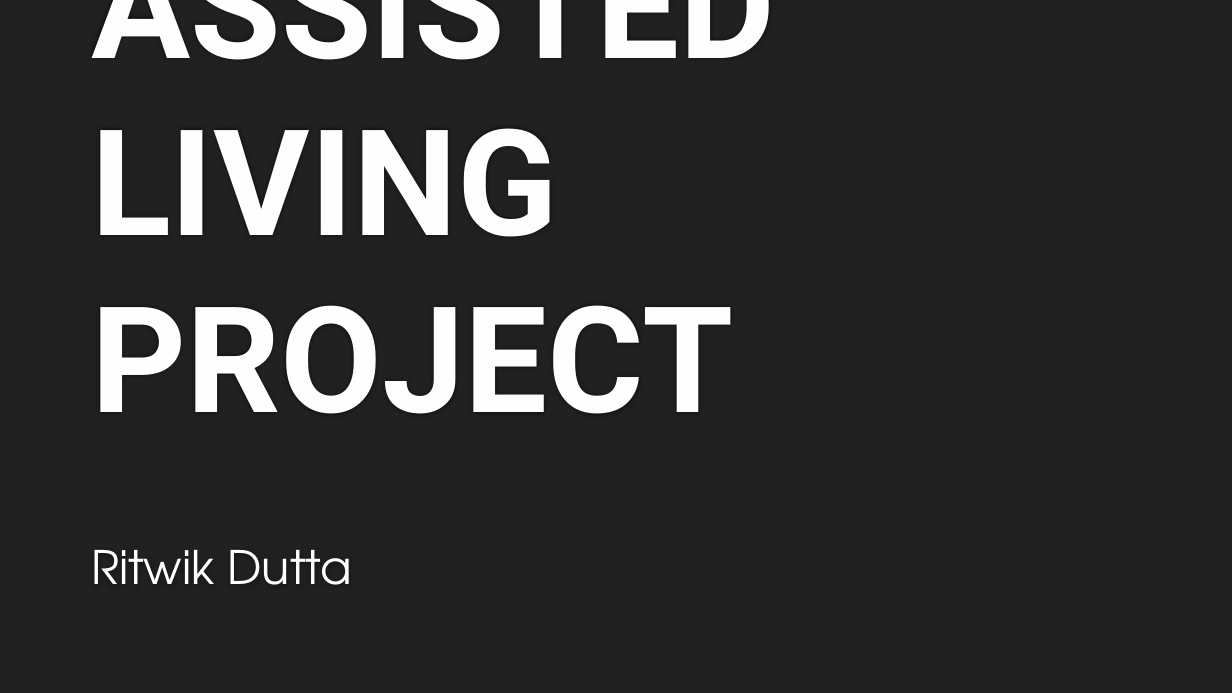
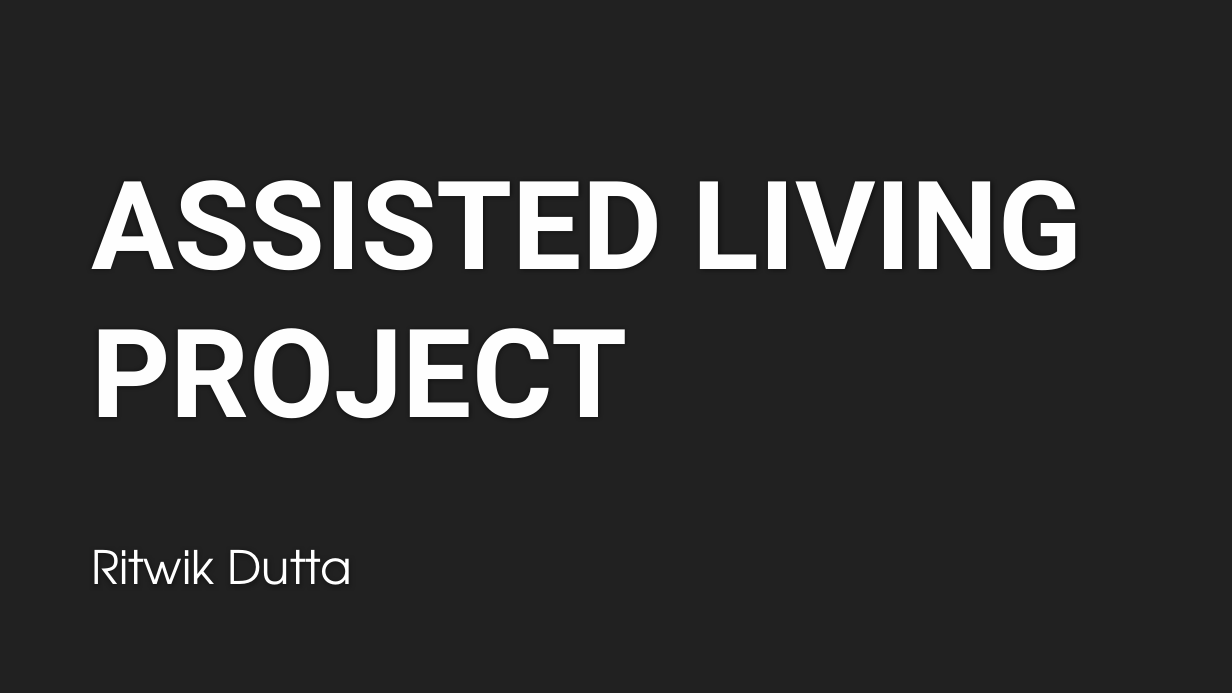
Before and after one commit to ritwikd/gatech, a slide deck: slide 1 of Presentation/Assisted Living.pptx. Drawn at 1232x693 pixels with LibreOffice and Linux fonts; fonts in the diff are those of the drawing; background and template pictures are left out. Boxes give left, top, right and bottom in pixels: in the first picture for what was removed or moved away, otherwise in the second. Text is boxed around its words. In the diff, an @@ line names an element or a change of style, - is before the commit and + after.

```diff
--- a/Presentation/Assisted Living.pptx
+++ b/Presentation/Assisted Living.pptx
@@ title "ASSISTED LIVING PROJECT" at box(91, 180, 1083, 418): size 115 to 96 pt @@
```
Also in this commit, not shown: 1 other slide changed, 1 slide added, 1 slide removed.
